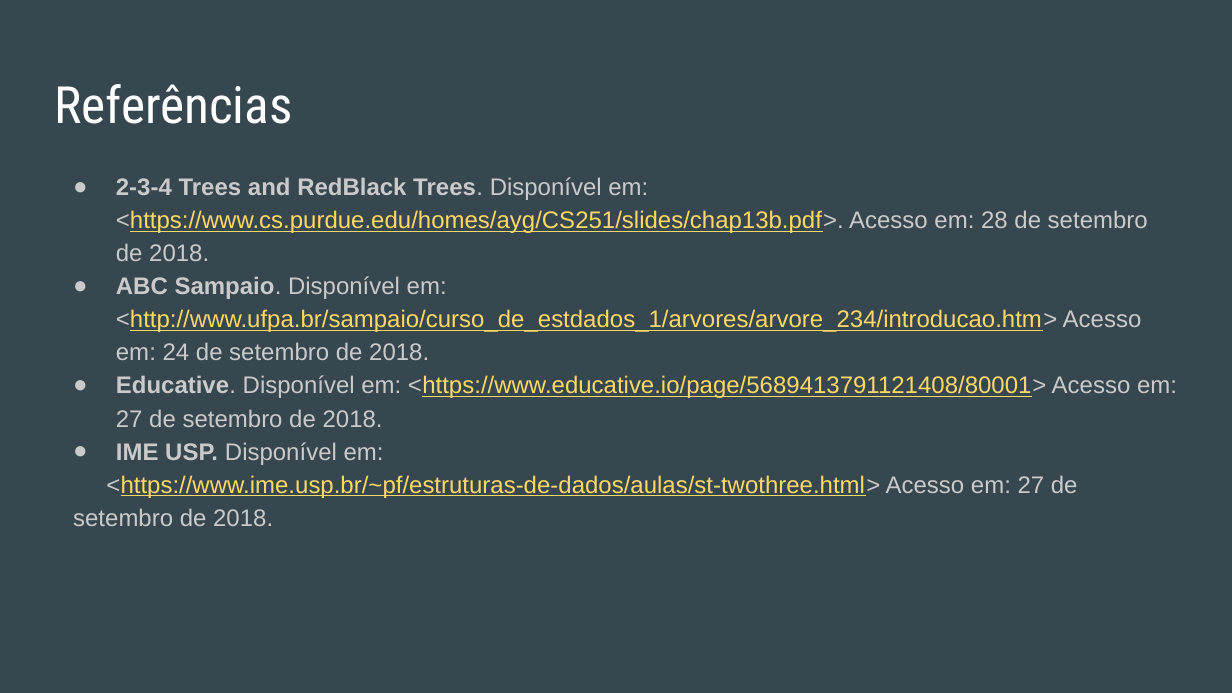
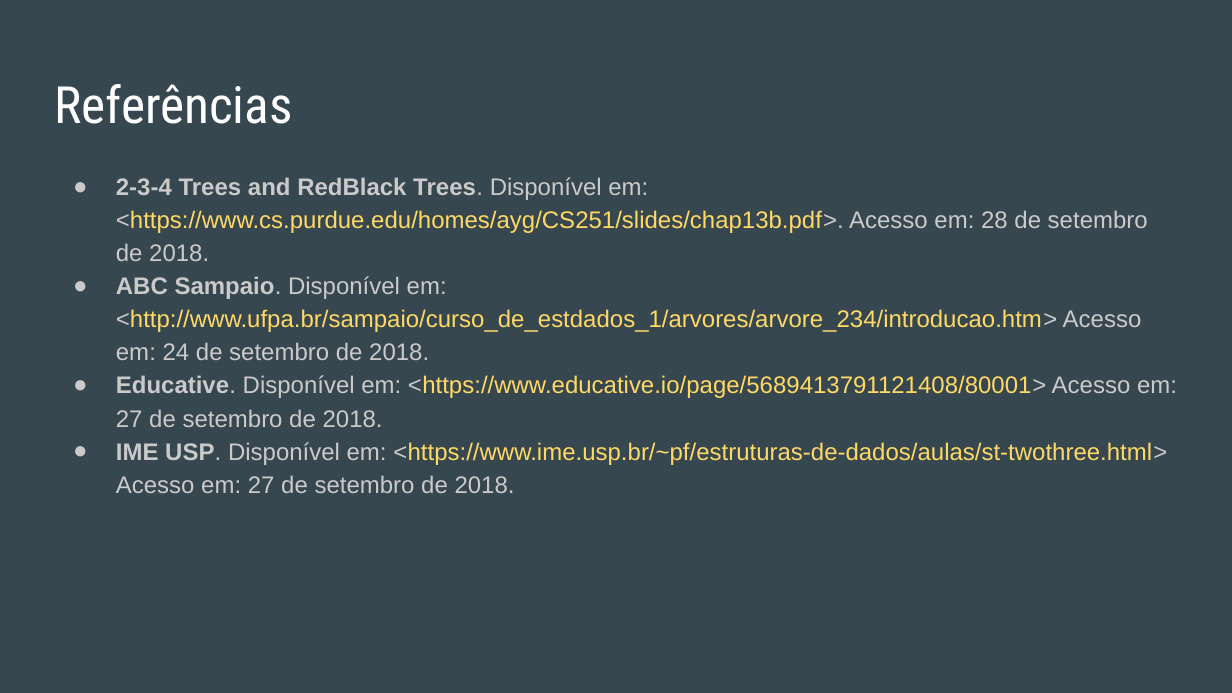
Before and after one commit to OsOperadores/ProjetoP2, a slide deck: slide 18 of Árvore 2-3-4/Árvore 2-3-4.pptx (slide 16 before the commit). Drawn at 1232x693 pixels with LibreOffice and Linux fonts; fonts in the diff are those of the drawing. Boxes give left, top, right and bottom in pixels: in the first picture for what was removed or moved away, otherwise in the second. Text is boxed around its words. In the diff, an @@ line names an element or a change of style, - is before the commit and + after.

Commit message:
Update apresentação

```diff
--- a/Árvore 2-3-4/Árvore 2-3-4.pptx
+++ b/Árvore 2-3-4/Árvore 2-3-4.pptx
@@ text at bbox=[116, 177, 1177, 427]: underline off in "<https://www.cs.purdue.edu/homes/ayg/CS251/slides/chap13b.pd ...", "<http://www.ufpa.br/sampaio/curso_de_estdados_1/arvores/arvo ...", "<https://www.educative.io/page/5689413791121408/80001>" @@
@@ text at bbox=[116, 442, 1167, 493]: text changed @@
-● IME USP. Disponível em:
-<https://www.ime.usp.br/~pf/estruturas-de-dados/aulas/st-twothree.html> Acesso em: 27 de setembro de 2018.
+● IME USP. Disponível em: <https://www.ime.usp.br/~pf/estruturas-de-dados/aulas/st-twothree.html> Acesso em: 27 de setembro de 2018.
```
Also in this commit, not shown: 10 other slides changed, 3 slides added, 1 slide removed.
